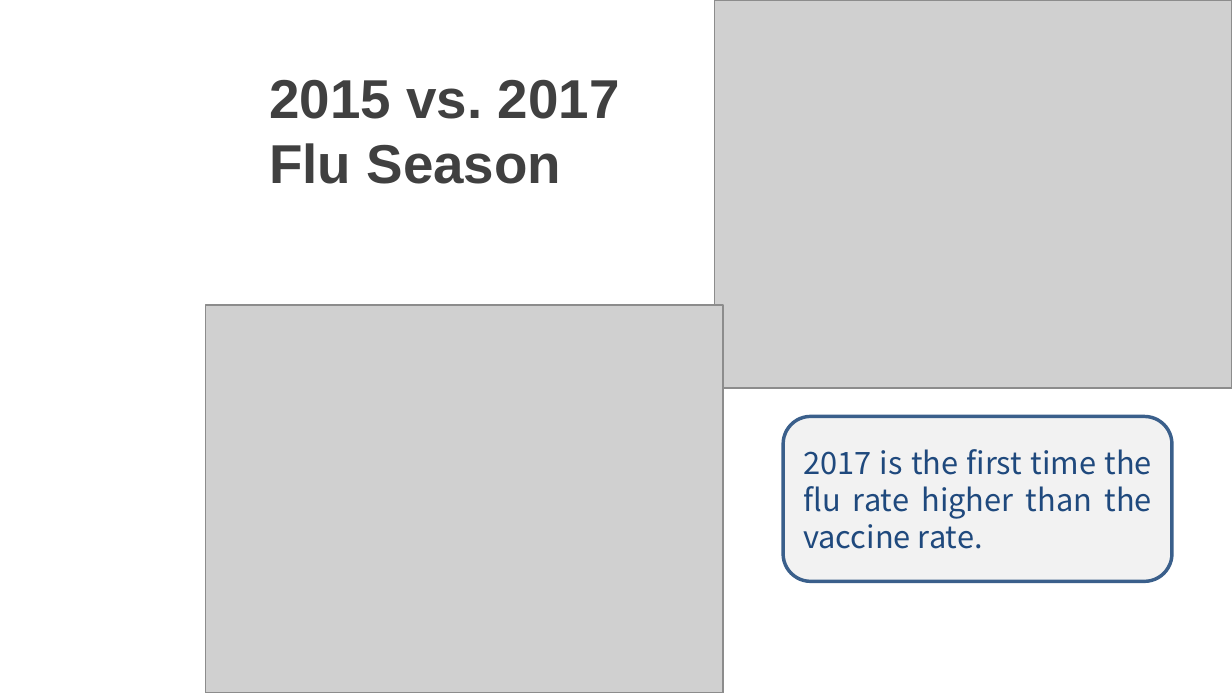
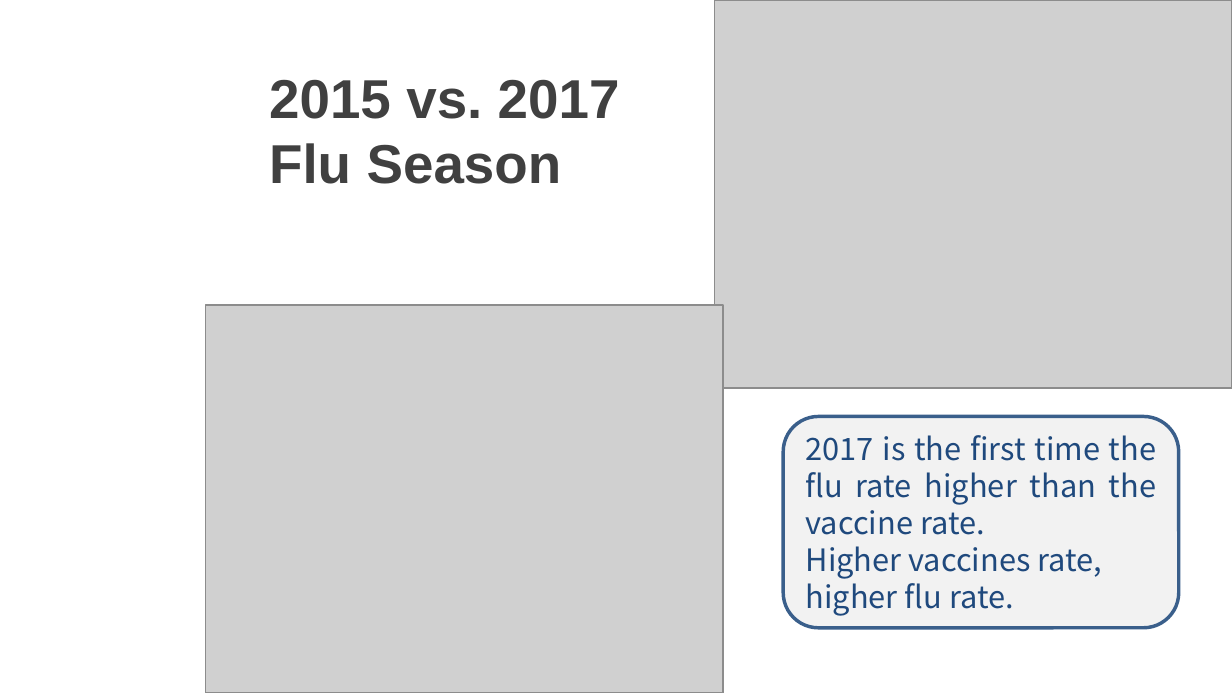
Before and after one commit to zhan656/Analyticus, a slide deck: slide 8 of presentation/analyticus_Influenza_vs._vaccinations.pptx. Drawn at 1232x693 pixels with LibreOffice and Linux fonts; fonts in the diff are those of the drawing; grey boxes stand for pictures; background and template pictures are left out. Boxes give left, top, right and bottom in pixels: in the first picture for what was removed or moved away, otherwise in the second. Text is boxed around its words. In the diff, an @@ line names an element or a change of style, - is before the commit and + after.

Commit message:
2015 vs 2017 change

```diff
--- a/presentation/analyticus_Influenza_vs._vaccinations.pptx
+++ b/presentation/analyticus_Influenza_vs._vaccinations.pptx
@@ rounded rectangle "2017 is the first time ...": place and size @@
-rounded rectangle "2017 is the first time ..." at [784, 416, 1173, 582]
+rounded rectangle "2017 is the first time ..." at [784, 416, 1179, 628]
@@ text in rounded rectangle at [806, 546, 1102, 616]: paragraphs added @@
+Higher vaccines rate,
+higher flu rate.
```
